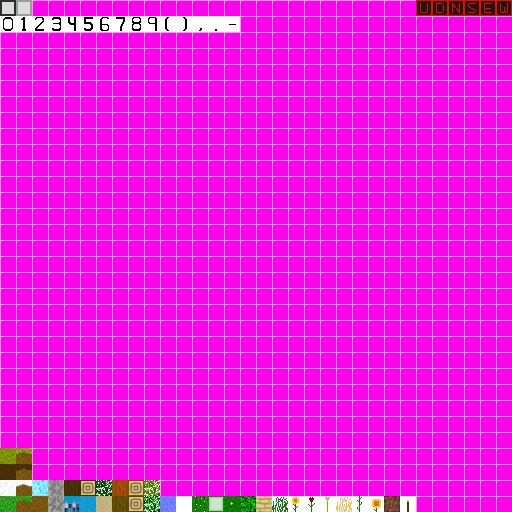
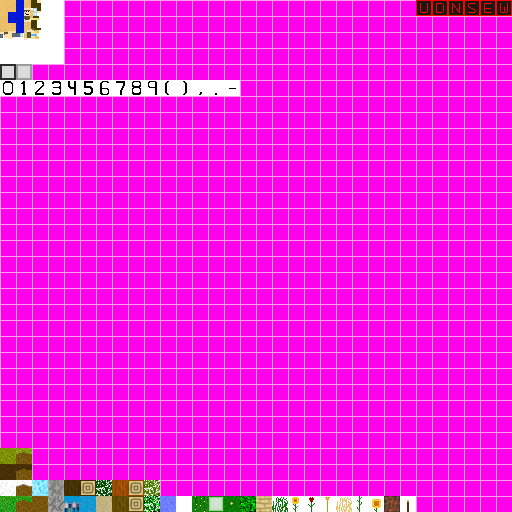
Revision of a layered (512, 512) image; what changed, layer by layer:
added layer "texture.png copy #1" above "Pasted Layer" over [left=0, top=0, right=41, bottom=40]
painted on "Pasted Layer" over [left=0, top=0, right=240, bottom=96]
